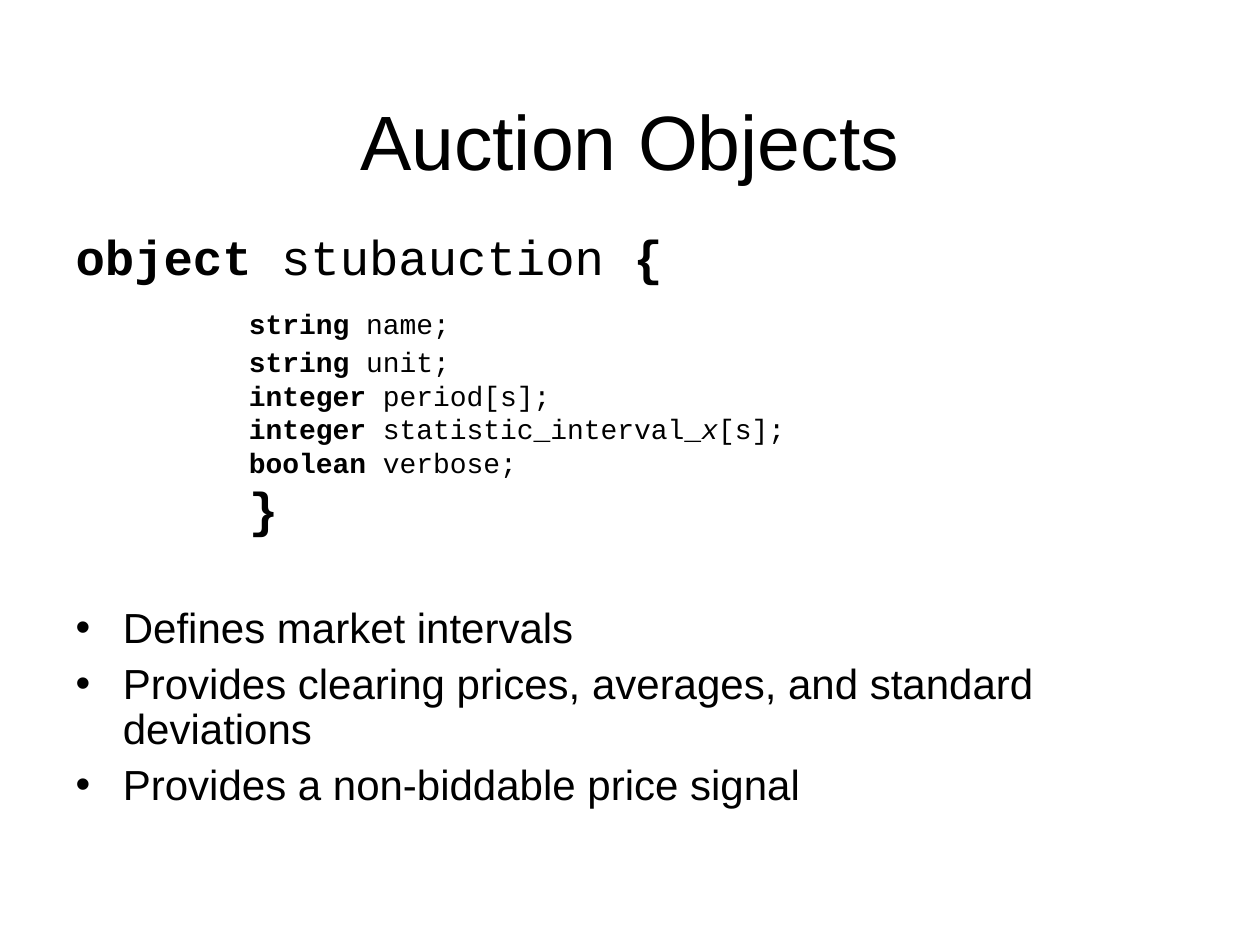
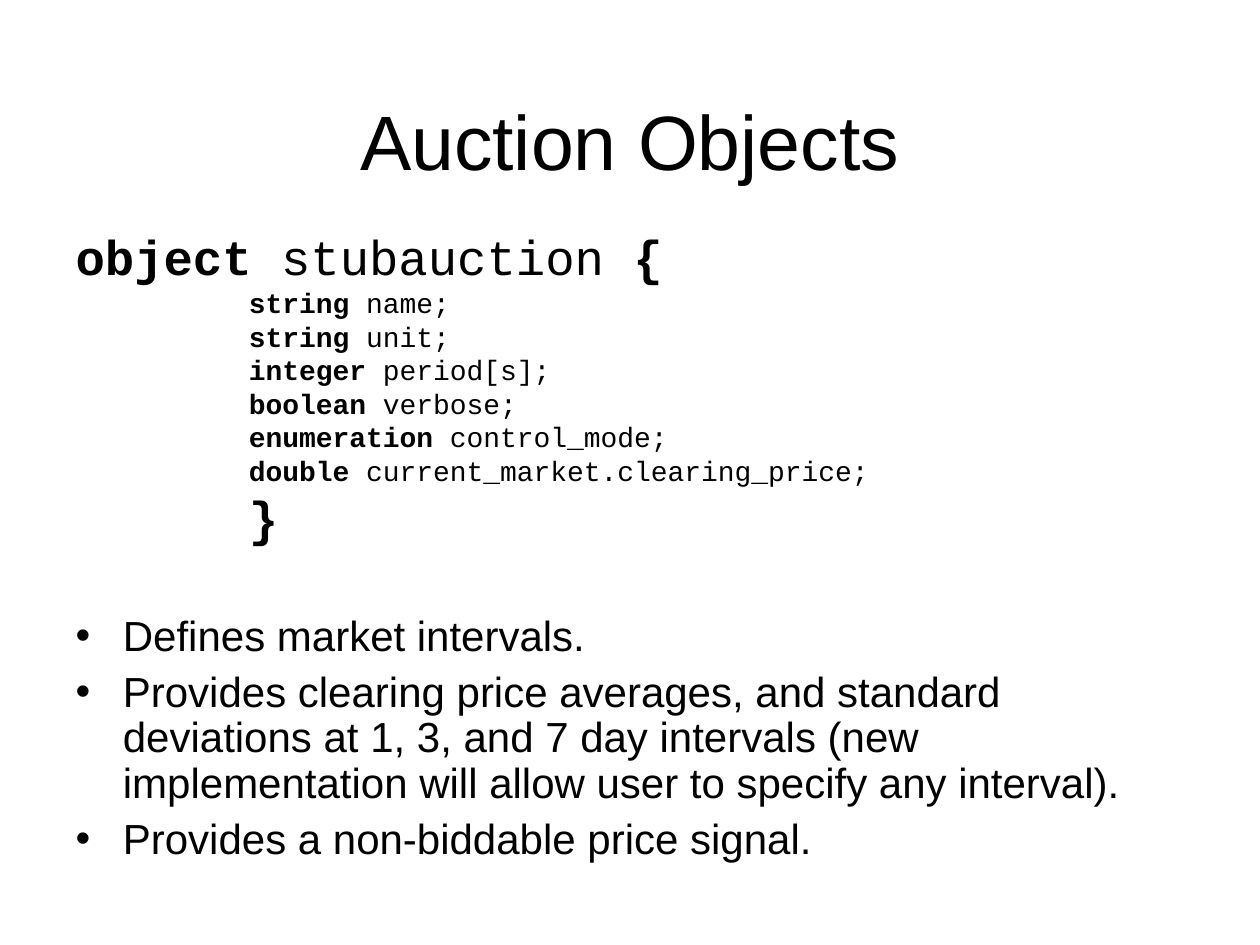
Before and after one commit to gridlab-d/course, a slide deck: slide 16 of Short_6_21_2010/5.1 - Market Module.ppt (slide 14 before the commit). Drawn at 1260x945 pixels with LibreOffice and Linux fonts; fonts in the diff are those of the drawing; background and template pictures are left out. Boxes give left, top, right and bottom in pixels: in the first picture for what was removed or moved away, otherwise in the second. Text is boxed around its words. In the diff, an @@ line names an element or a change of style, - is before the commit and + after.

```diff
--- a/Short_6_21_2010/5.1 - Market Module.ppt
+++ b/Short_6_21_2010/5.1 - Market Module.ppt
@@ text at (249, 419, 785, 445): paragraph removed @@
-integer statistic_interval_x[s];
@@ text at (249, 428, 869, 487): paragraphs added @@
+enumeration control_mode;
+double current_market.clearing_price;
@@ text at (123, 620, 1119, 862): text changed @@
-• Defines market intervals
-• Provides clearing prices, averages, and standard deviations
-• Provides a non-biddable price signal
+• Defines market intervals.
+• Provides clearing price averages, and standard deviations at 1, 3, and 7 day intervals (new implementation will allow user to specify any interval).
+• Provides a non-biddable price signal.
```
Also in this commit, not shown: 9 other slides changed, 2 slides added.
